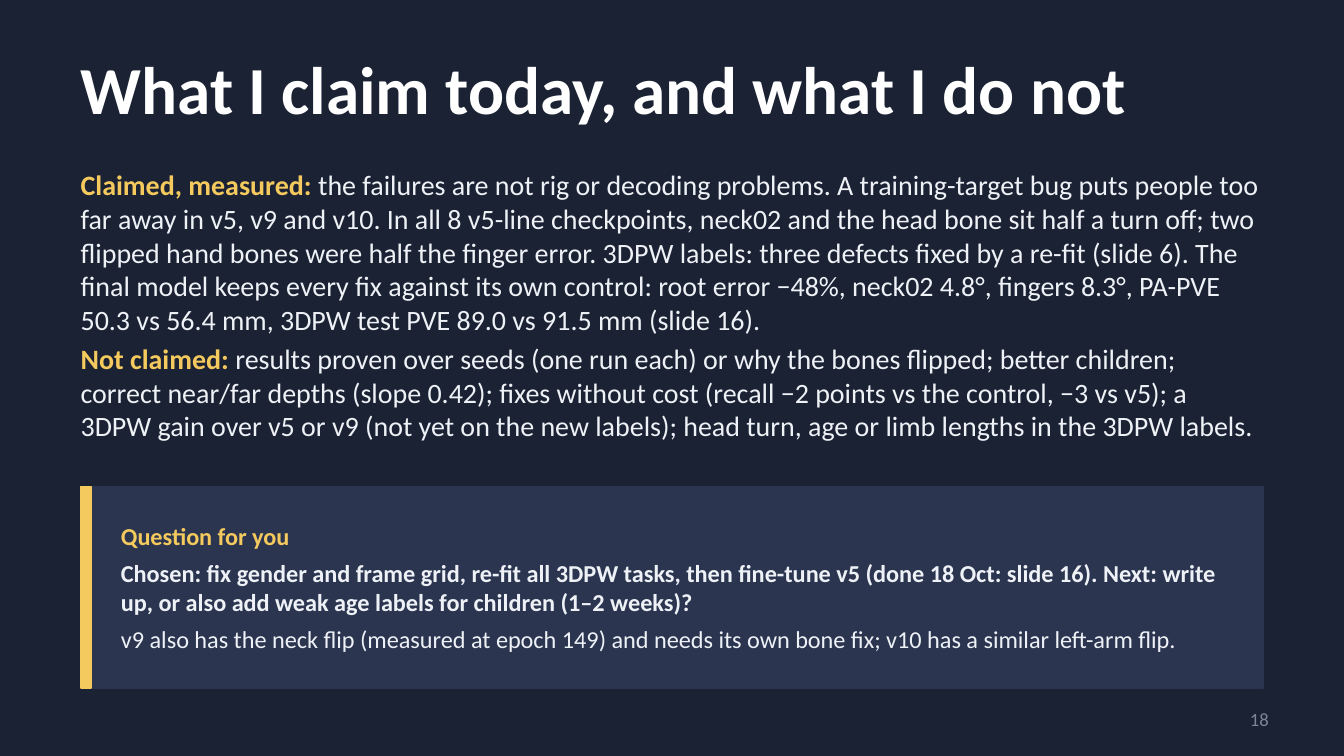
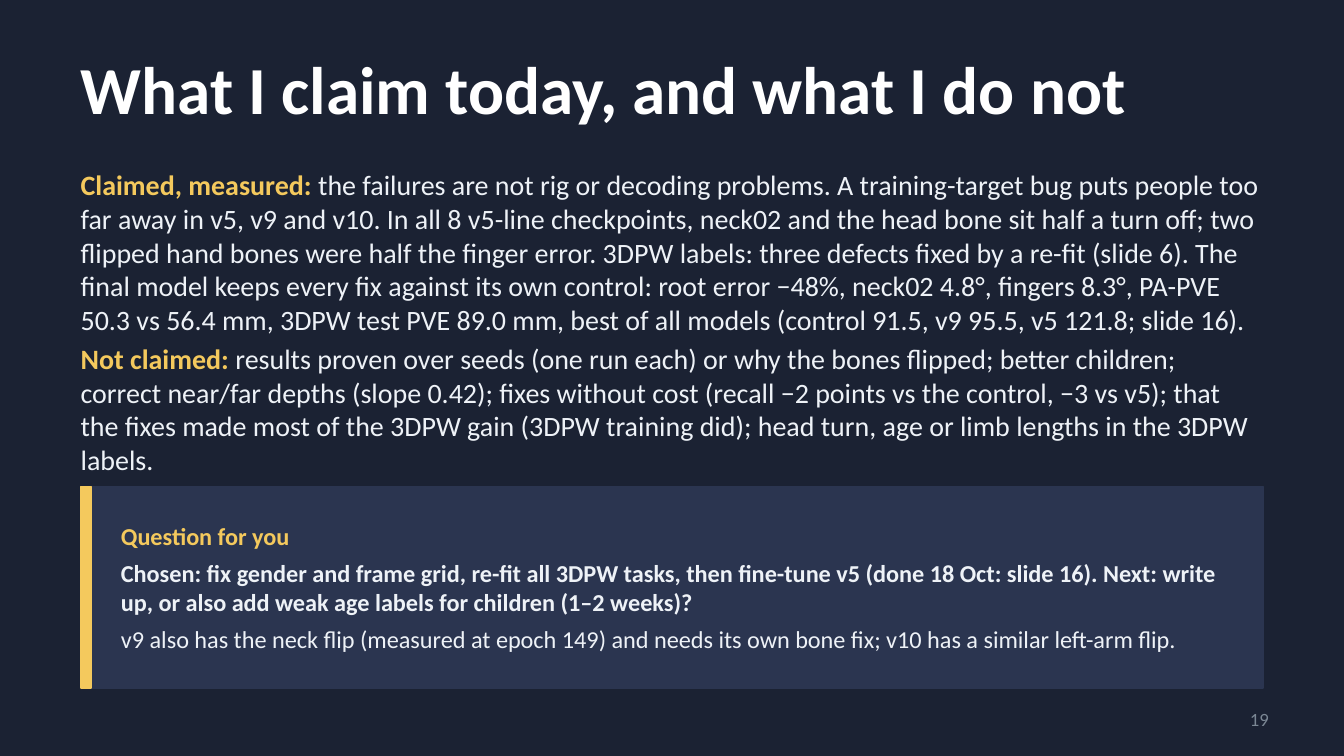
Before and after one commit to saadnajib/Multi-Person-Whole-Body-Human-Mesh-Recovery-in-a-Single-Shot-with-Annyone-dataset-and-3dpw-dataset, a slide deck: slide 19 of docs/supervisor_update_2026-10-16.pptx (slide 18 before the commit). Drawn at 1344x756 pixels with LibreOffice and Linux fonts; fonts in the diff are those of the drawing. Boxes give left, top, right and bottom in pixels: in the first picture for what was removed or moved away, otherwise in the second. Text is boxed around its words. In the diff, an @@ line names an element or a change of style, - is before the commit and + after.

```diff
--- a/docs/supervisor_update_2026-10-16.pptx
+++ b/docs/supervisor_update_2026-10-16.pptx
@@ text at (81, 175, 1258, 470): text changed @@
-Claimed, measured: the failures are not rig or decoding problems. A training-target bug puts people too far away in v5, v9 and v10. In all 8 v5-line checkpoints, neck02 and the head bone sit half a turn off; two flipped hand bones were half the finger error. 3DPW labels: three defects fixed by a re-fit (slide 6). The final model keeps every fix against its own control: root error −48%, neck02 4.8°, fingers 8.3°, PA-PVE 50.3 vs 56.4 mm, 3DPW test PVE 89.0 vs 91.5 mm (slide 16).
-Not claimed: results proven over seeds (one run each) or why the bones flipped; better children; correct near/far depths (slope 0.42); fixes without cost (recall −2 points vs the control, −3 vs v5); a 3DPW gain over v5 or v9 (not yet on the new labels); head turn, age or limb lengths in the 3DPW labels.
+Claimed, measured: the failures are not rig or decoding problems. A training-target bug puts people too far away in v5, v9 and v10. In all 8 v5-line checkpoints, neck02 and the head bone sit half a turn off; two flipped hand bones were half the finger error. 3DPW labels: three defects fixed by a re-fit (slide 6). The final model keeps every fix against its own control: root error −48%, neck02 4.8°, fingers 8.3°, PA-PVE 50.3 vs 56.4 mm, 3DPW test PVE 89.0 mm, best of all models (control 91.5, v9 95.5, v5 121.8; slide 16).
+Not claimed: results proven over seeds (one run each) or why the bones flipped; better children; correct near/far depths (slope 0.42); fixes without cost (recall −2 points vs the control, −3 vs v5); that the fixes made most of the 3DPW gain (3DPW training did); head turn, age or limb lengths in the 3DPW labels.
@@ page number at (1250, 714, 1269, 726): text changed @@
-18
+19
```
Also in this commit, not shown: 1 other slide changed, 1 slide added, 4 other files.
